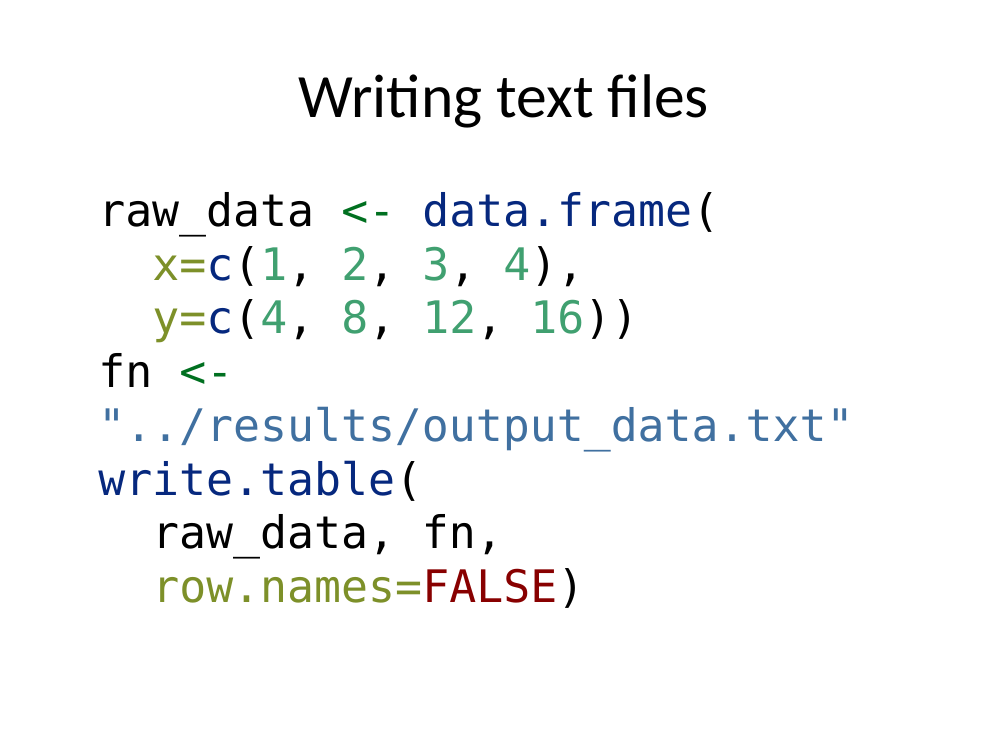
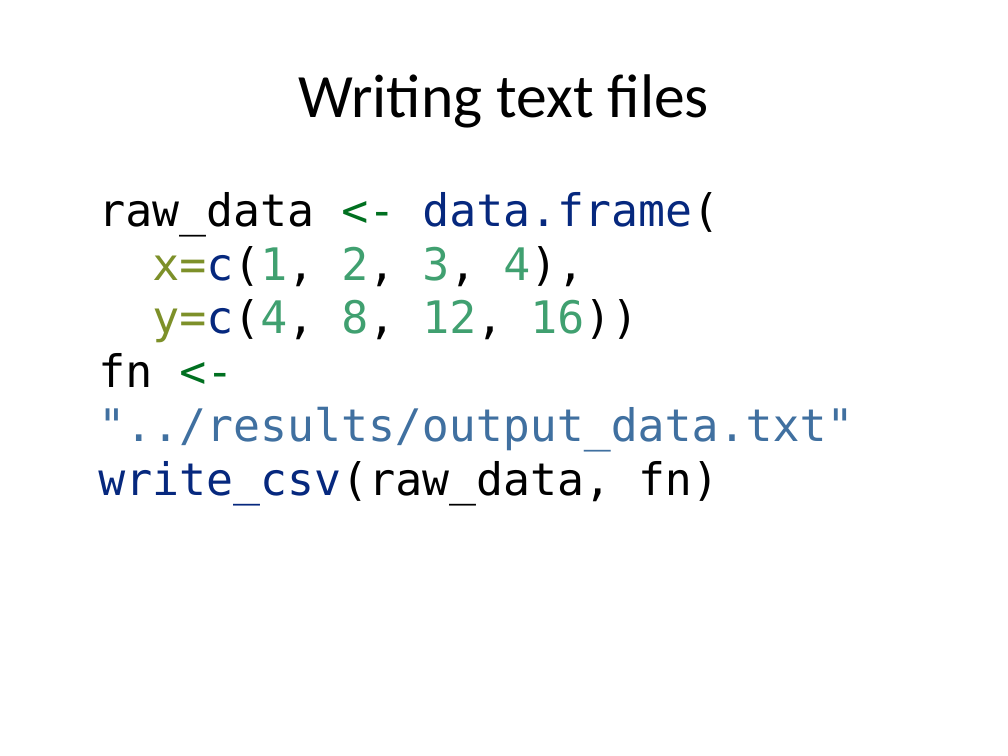
Before and after one commit to pmean/classes, a slide deck: slide 37 of introduction-to-r/src/v03-slides-and-speaker-notes.pptx (slide 36 before the commit). Drawn at 1008x756 pixels with LibreOffice and Linux fonts; fonts in the diff are those of the drawing. Boxes give left, top, right and bottom in pixels: in the first picture for what was removed or moved away, otherwise in the second. Text is boxed around its words. In the diff, an @@ line names an element or a change of style, - is before the commit and + after.

```diff
--- a/introduction-to-r/src/v03-slides-and-speaker-notes.pptx
+++ b/introduction-to-r/src/v03-slides-and-speaker-notes.pptx
@@ text at <box>98,192,853,505</box>: text changed @@
-raw_data <- data.frame(
-x=c(1, 2, 3, 4),
-y=c(4, 8, 12, 16))
-fn <- "../results/output_data.txt"
-write.table(
-raw_data, fn,
-row.names=FALSE)
+raw_data <- data.frame(
+x=c(1, 2, 3, 4),
+y=c(4, 8, 12, 16))
+fn <- "../results/output_data.txt"
+write_csv(raw_data, fn)
```
Also in this commit, not shown: 14 other slides changed, 1 slide added, 2 other files.
